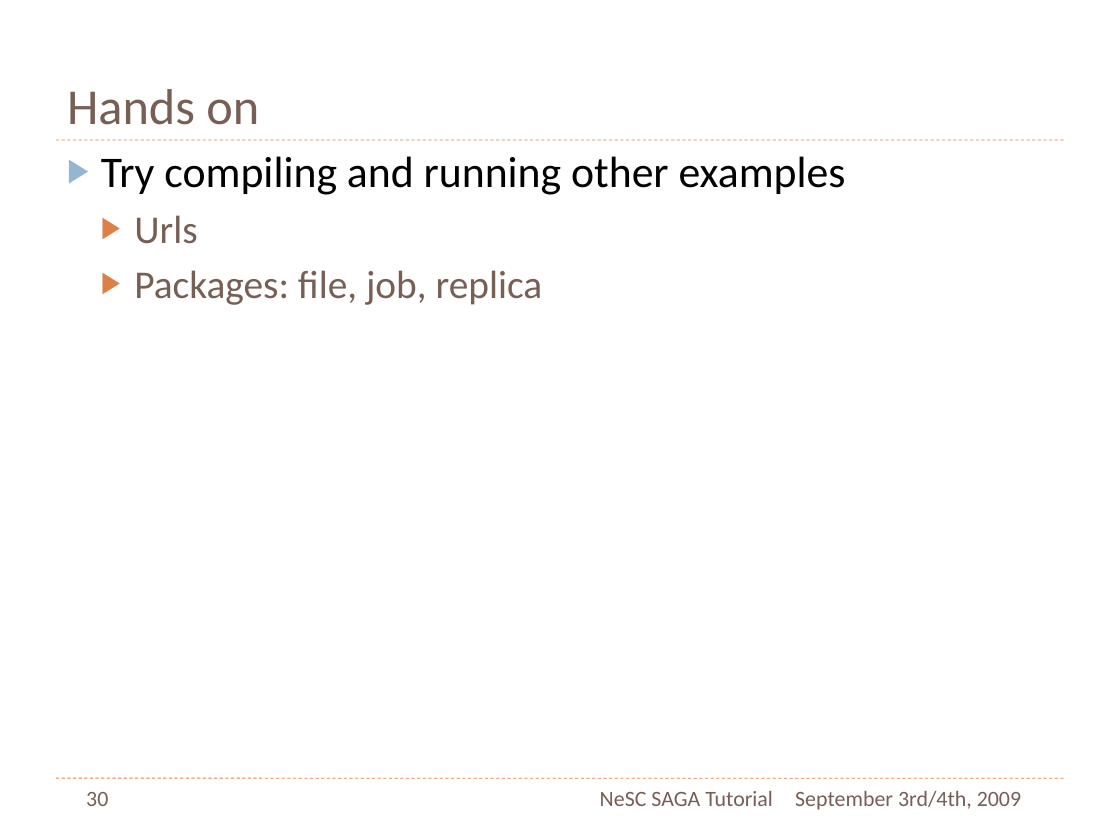
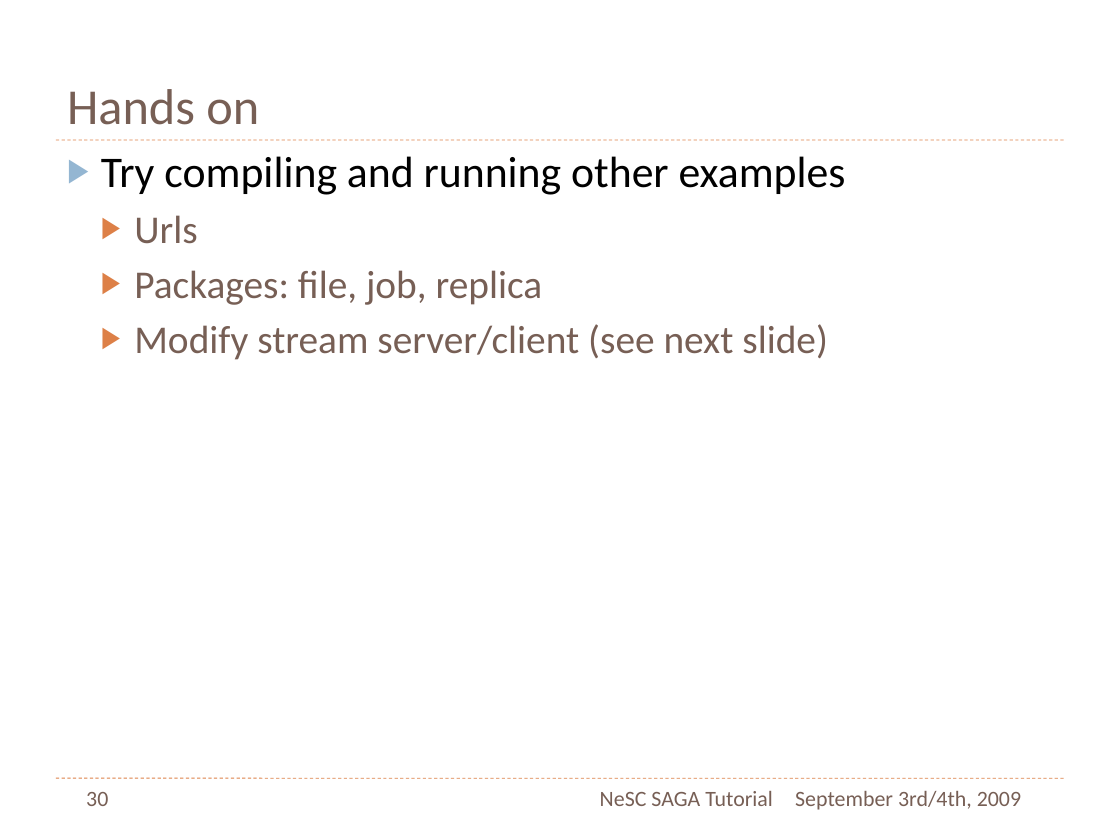
Before and after one commit to saga-project/saga-cpp-legacy-projects, a slide deck: slide 30 of tutorial/NeSC-2009/NeSC09-Practical-PPT.pptx. Drawn at 1120x840 pixels with LibreOffice and Linux fonts; fonts in the diff are those of the drawing. Boxes give left, top, right and bottom in pixels: in the first picture for what was removed or moved away, otherwise in the second. Text is boxed around its words. In the diff, an @@ line names an element or a change of style, - is before the commit and + after.

```diff
--- a/tutorial/NeSC-2009/NeSC09-Practical-PPT.pptx
+++ b/tutorial/NeSC-2009/NeSC09-Practical-PPT.pptx
@@ text at (134,324,828,360): paragraph added @@
+  ▶ Modify stream server/client (see next slide)
```
Also in this commit, not shown: 3 other slides changed, 1 slide added, 1 slide removed, 1 other file.
